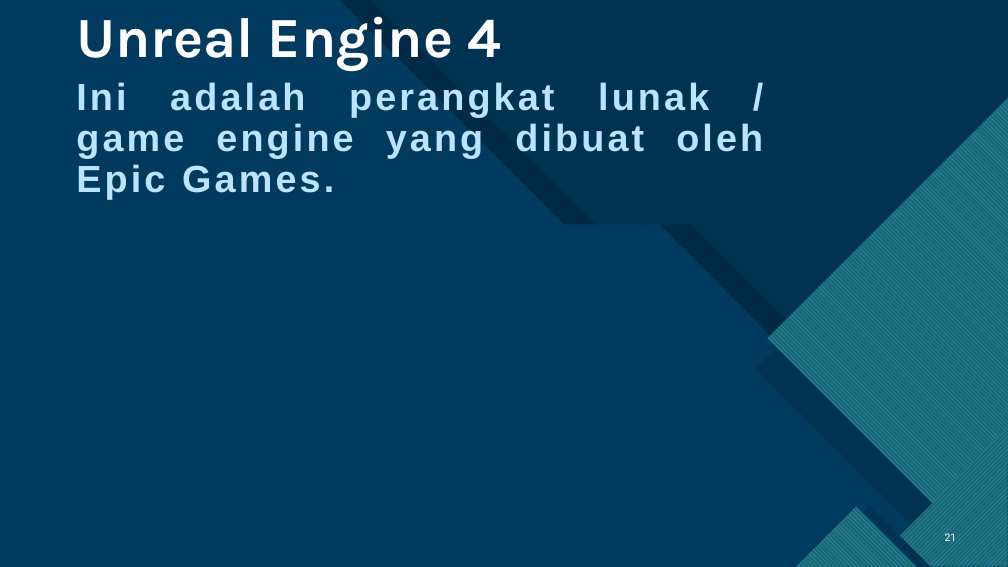
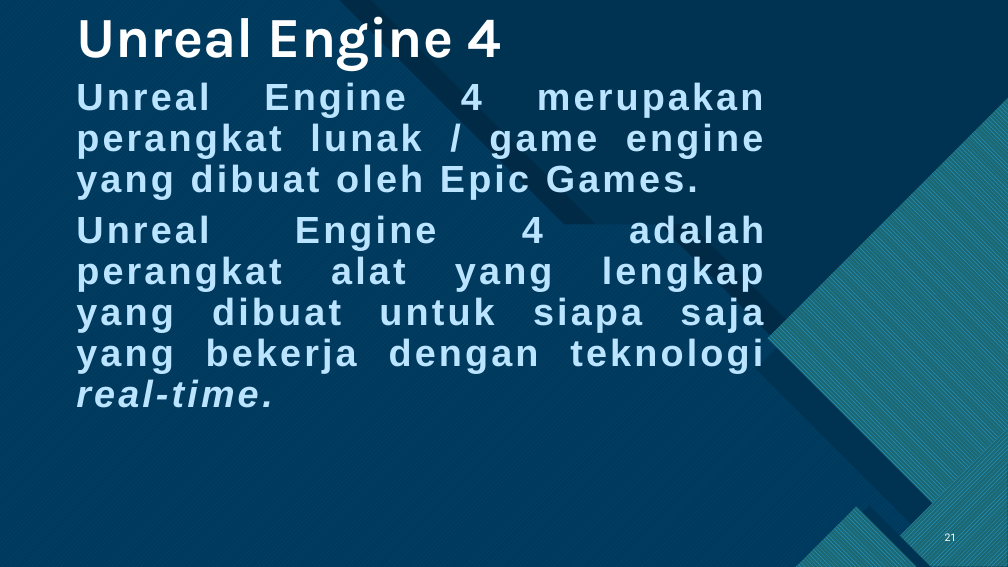
Before and after one commit to AggiaBintangRH/Skripsi, a slide deck: slide 21 of GAME SIMULASI KERJA PRAKTEK MAHASISWA FAKULTAS TEKNOLOGI INFORMASI.pptx. Drawn at 1008x567 pixels with LibreOffice and Linux fonts; fonts in the diff are those of the drawing. Boxes give left, top, right and bottom in pixels: in the first picture for what was removed or moved away, otherwise in the second. Text is boxed around its words. In the diff, an @@ line names an element or a change of style, - is before the commit and + after.

Commit message:
Update

```diff
--- a/GAME SIMULASI KERJA PRAKTEK MAHASISWA FAKULTAS TEKNOLOGI INFORMASI.pptx
+++ b/GAME SIMULASI KERJA PRAKTEK MAHASISWA FAKULTAS TEKNOLOGI INFORMASI.pptx
@@ text at [76, 82, 764, 408]: text changed @@
-Ini adalah perangkat lunak / game engine yang dibuat oleh Epic Games.
+Unreal Engine 4 merupakan perangkat lunak / game engine yang dibuat oleh Epic Games.
+Unreal Engine 4 adalah perangkat alat yang lengkap yang dibuat untuk siapa saja yang bekerja dengan teknologi real-time.
```
Also in this commit, not shown: 9 slides added, 10 slides removed.
